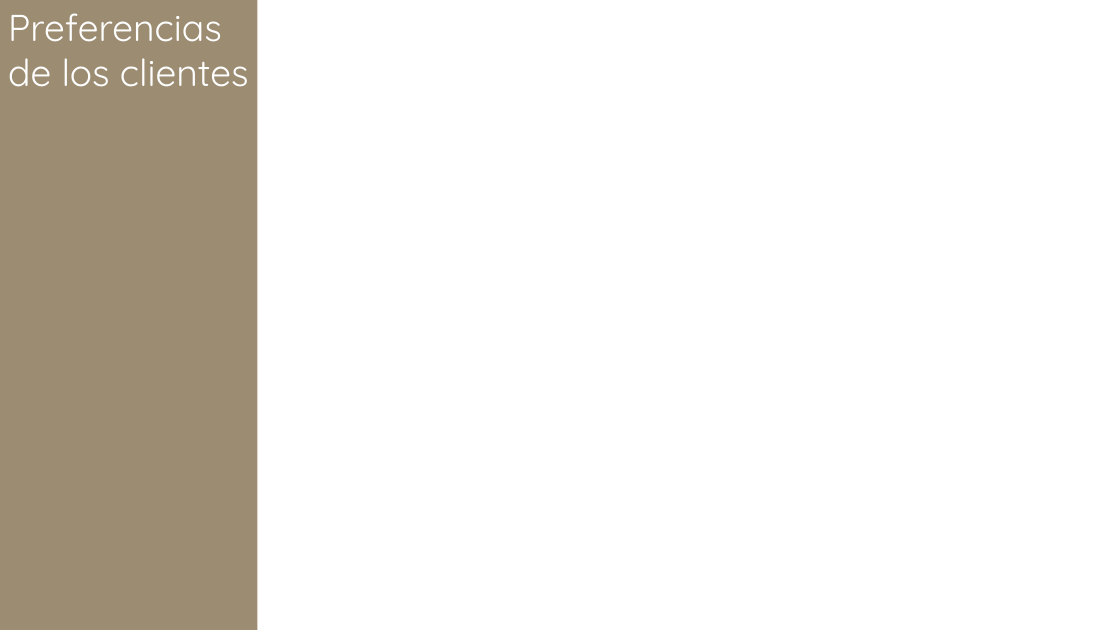
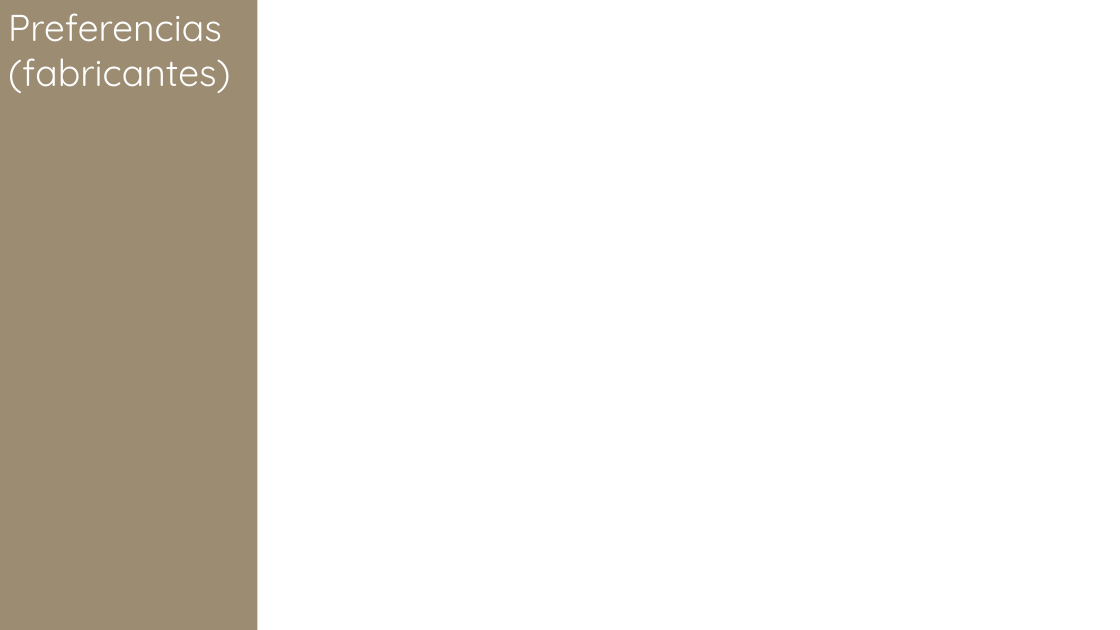
Before and after one commit to chumagram/vehicle-set-data, a slide deck: slide 8 of plantillas.pptx (slide 7 before the commit). Drawn at 1120x630 pixels with LibreOffice and Linux fonts; fonts in the diff are those of the drawing. Boxes give left, top, right and bottom in pixels: in the first picture for what was removed or moved away, otherwise in the second. Text is boxed around its words. In the diff, an @@ line names an element or a change of style, - is before the commit and + after.

```diff
--- a/plantillas.pptx
+++ b/plantillas.pptx
@@ text in rectangle at (x1=8, y1=13, x2=230, y2=93): text changed @@
-Preferencias de los clientes
+Preferencias (fabricantes)
```
Also in this commit, not shown: 5 other slides changed, 5 slides added, 1 slide removed, 17 other files.
